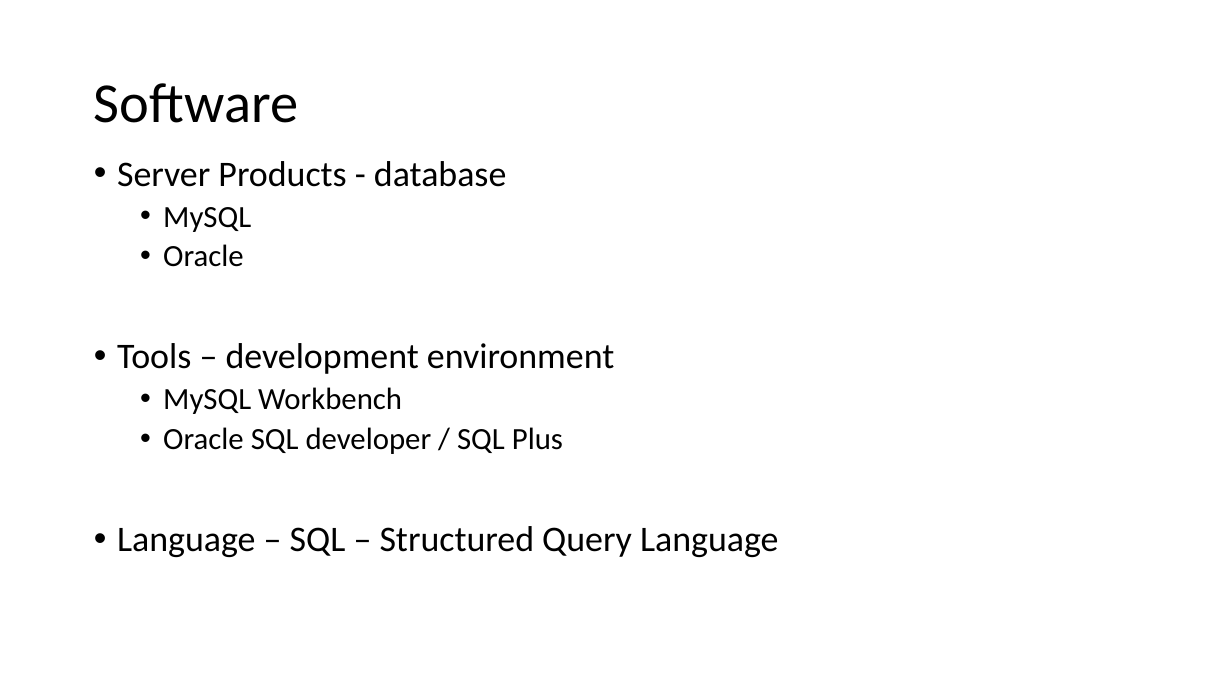
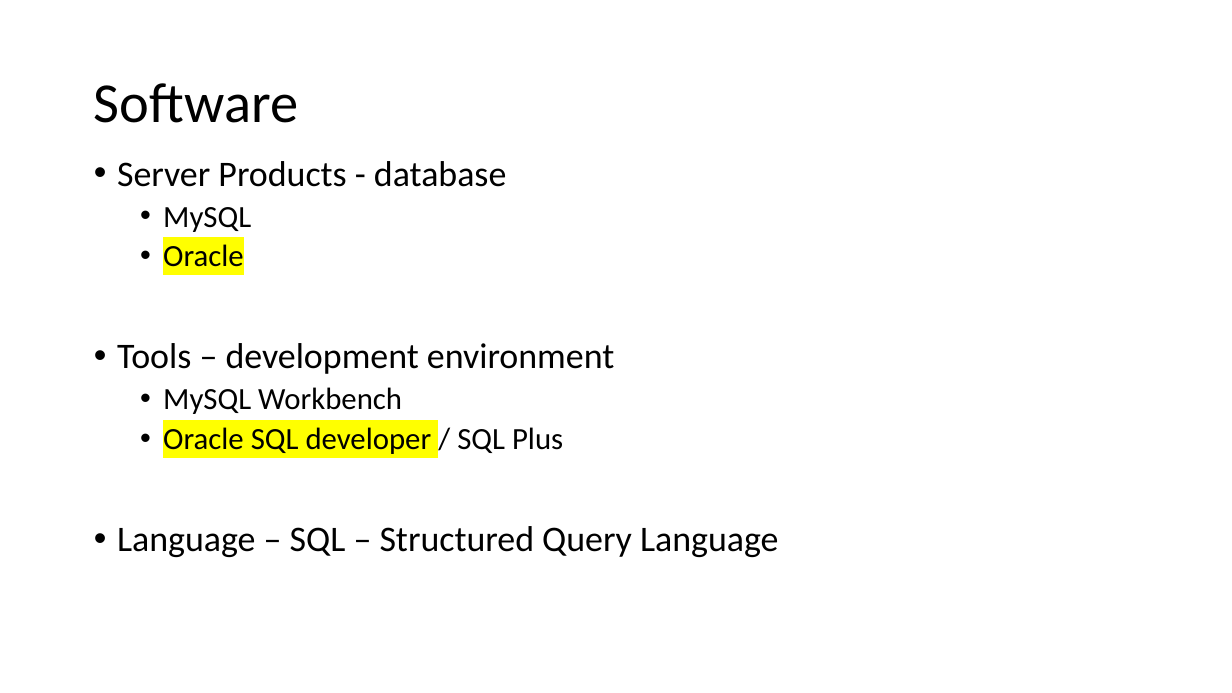
Before and after one commit to JananiVelmurugan/chainsys-training, a slide deck: slide 5 of SQL_PLSQL/slides/Day 1.pptx. Drawn at 1232x693 pixels with LibreOffice and Linux fonts; fonts in the diff are those of the drawing. Boxes give left, top, right and bottom in pixels: in the first picture for what was removed or moved away, otherwise in the second. Text is boxed around its words. In the diff, an @@ line names an element or a change of style, - is before the commit and + after.

```diff
--- a/SQL_PLSQL/slides/Day 1.pptx
+++ b/SQL_PLSQL/slides/Day 1.pptx
@@ text at <box>163,244,563,454</box>: highlight none to #FFFF00 in "Oracle", "Oracle SQL developer" @@
```
Also in this commit, not shown: 1 other slide changed, 4 other files.
